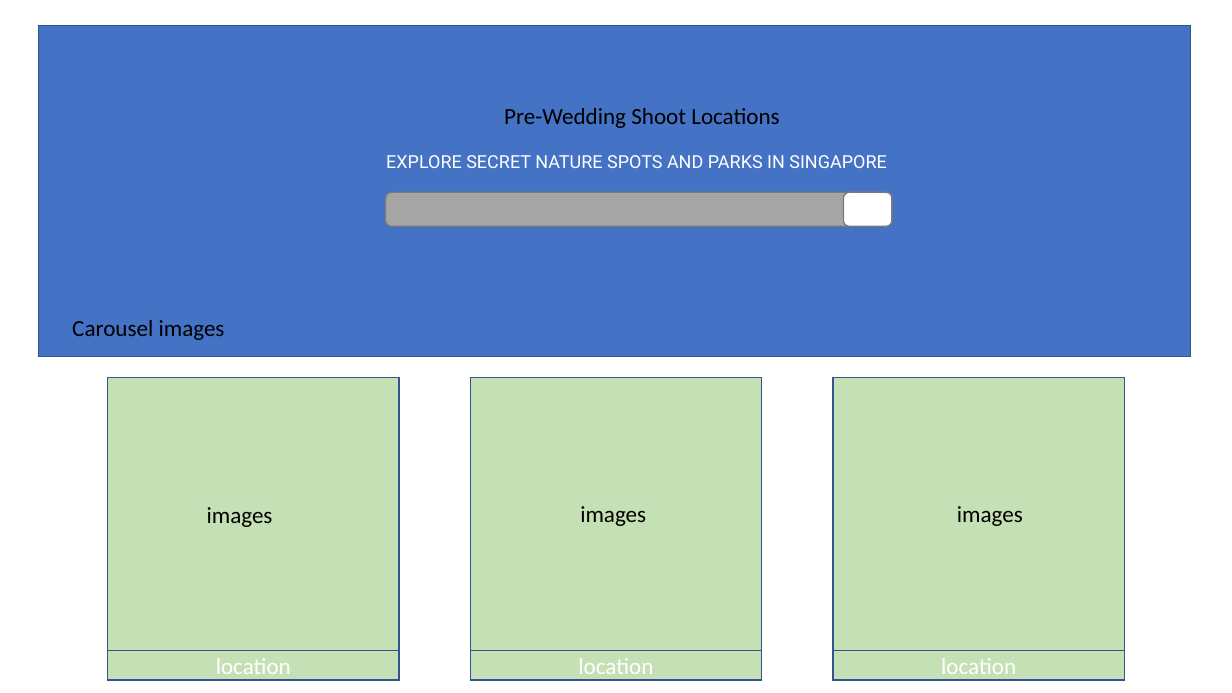
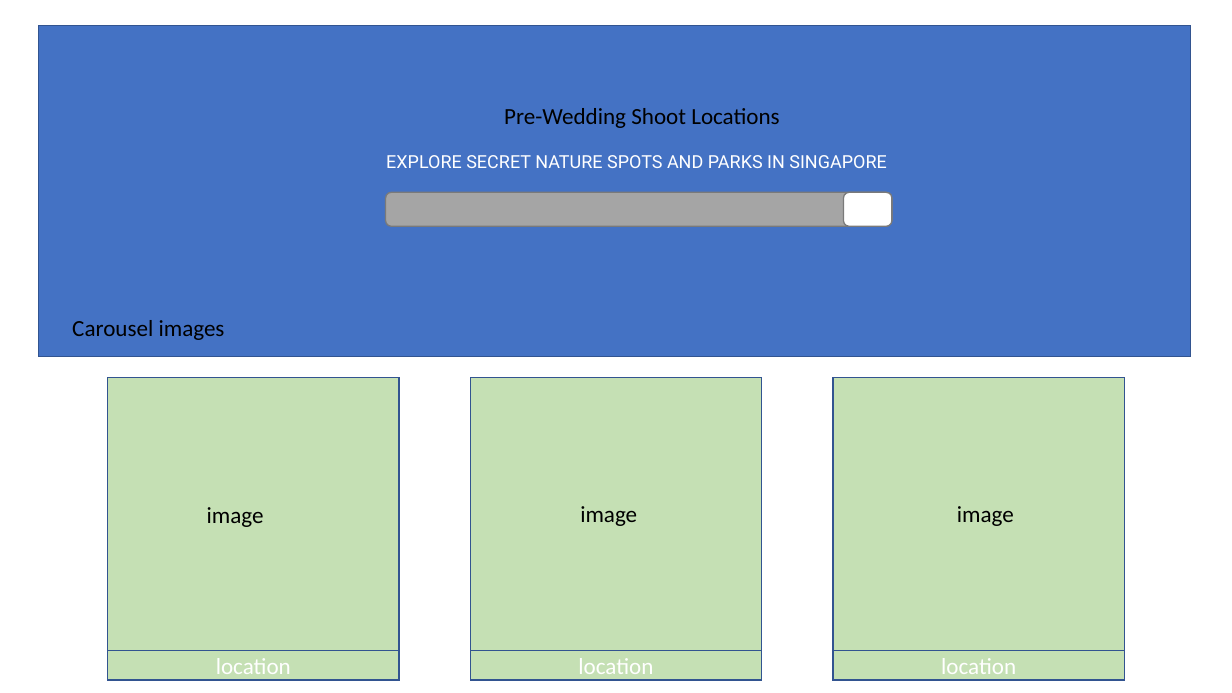
Before and after one commit to annette-p/pre-wedding-photoshoot-locations, a slide deck: slide 2 of wireframe.pptx. Drawn at 1232x693 pixels with LibreOffice and Linux fonts; fonts in the diff are those of the drawing. Boxes give left, top, right and bottom in pixels: in the first picture for what was removed or moved away, otherwise in the second. Text is boxed around its words. In the diff, an @@ line names an element or a change of style, - is before the commit and + after.

```diff
--- a/wireframe.pptx
+++ b/wireframe.pptx
@@ text at (207,507,264,527): text changed @@
-images
+image
@@ text at (580,506,637,526): text changed @@
-images
+image
@@ text at (957,506,1014,526): text changed @@
-images
+image
```
Also in this commit, not shown: 2 other slides changed, 1 slide added, 1 slide removed, 2 other files.
